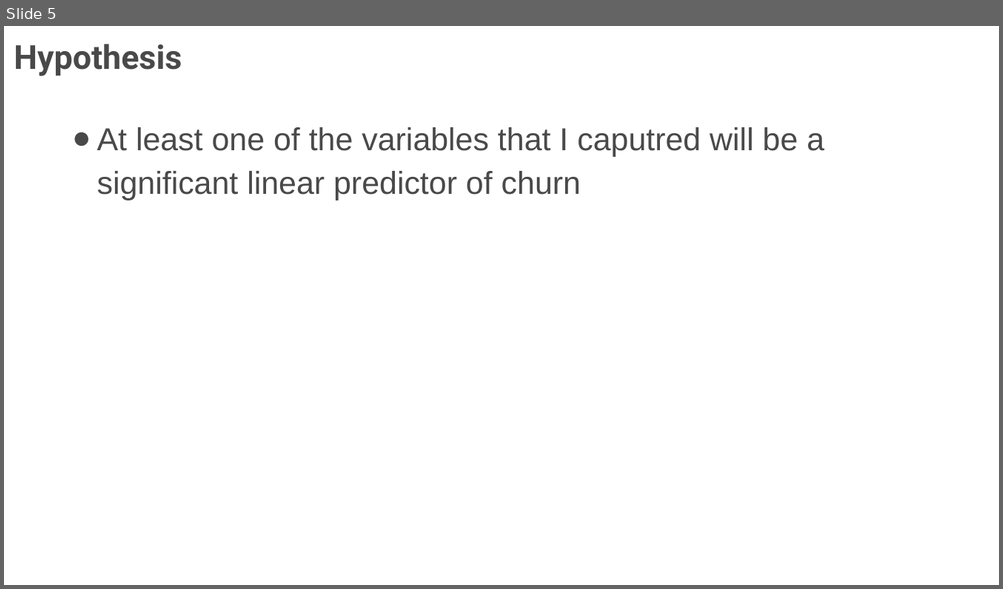
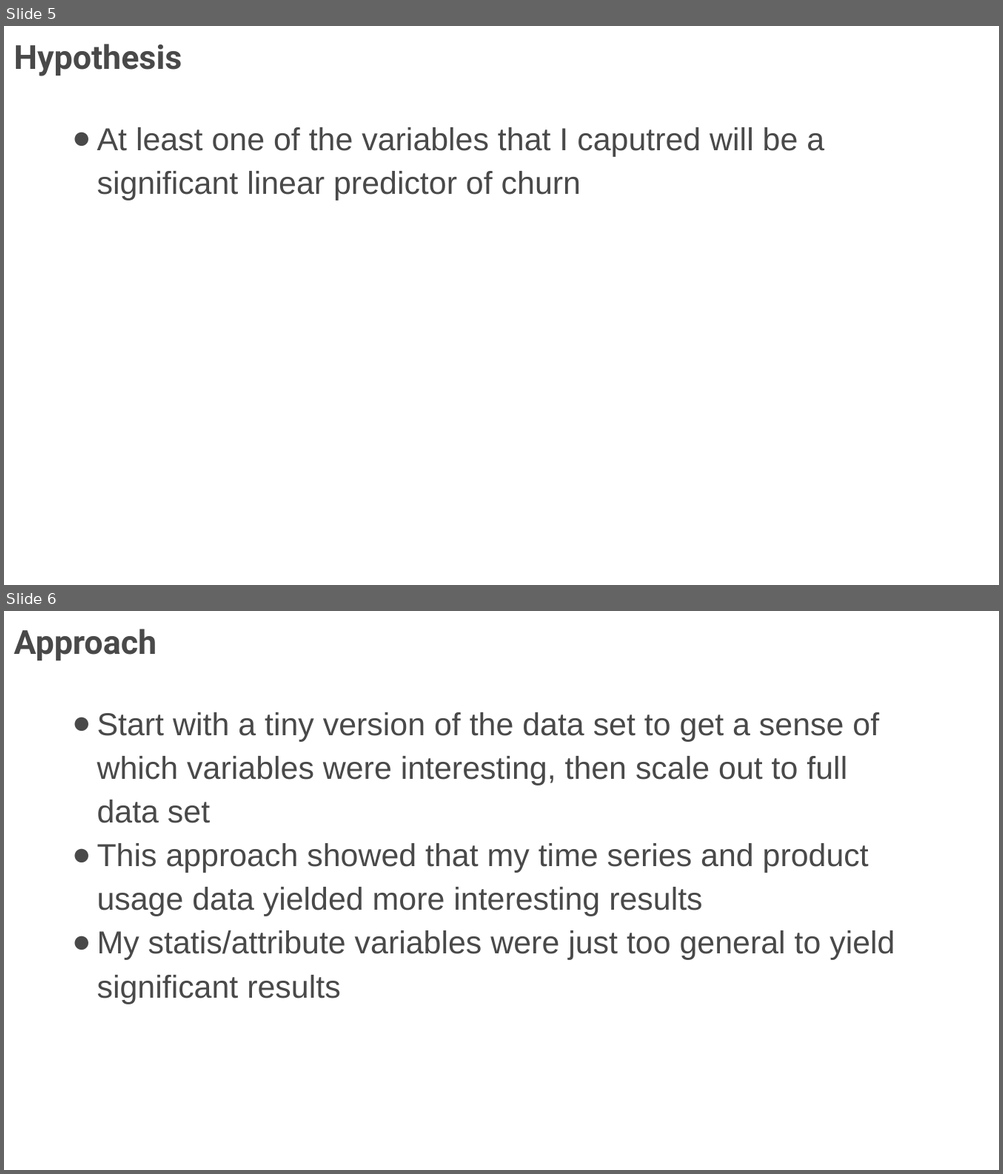
Before and after one commit to tonycaballero/DS-SF-30, a slide deck: final-project/Data_Science_Proj_TonyC_Final.pptx. Shown one above the other, each under a label of ours: slide 5 before the commit, slides 5 and 6 after it. The pictures are 1003x589 and 1003x1174 pixels, drawn with LibreOffice and Linux fonts; fonts in the diff are those of the drawing; background and template pictures are left out. Boxes give left, top, right and bottom in pixels: in the first picture for what was removed or moved away, otherwise in the second. Text is boxed around its words. In the diff, an @@ line names an element or a change of style, - is before the commit and + after.

```diff
--- a/final-project/Data_Science_Proj_TonyC_Final.pptx
+++ b/final-project/Data_Science_Proj_TonyC_Final.pptx
@@ slide 6 added at <box>4,611,999,1170</box>, background #FFFFFF @@
@@ subtitle added at <box>14,629,156,661</box>, 24 pt, text #494949, bold @@
+Approach
@@ text added at <box>97,712,894,1004</box>, 23 pt, text #494949 @@
+● Start with a tiny version of the data set to get a sense of which variables were interesting, then scale out to full data set
+● This approach showed that my time series and product usage data yielded more interesting results
+● My statis/attribute variables were just too general to yield significant results
```
Also in this commit, not shown: 1 slide changed, 1 other file.
